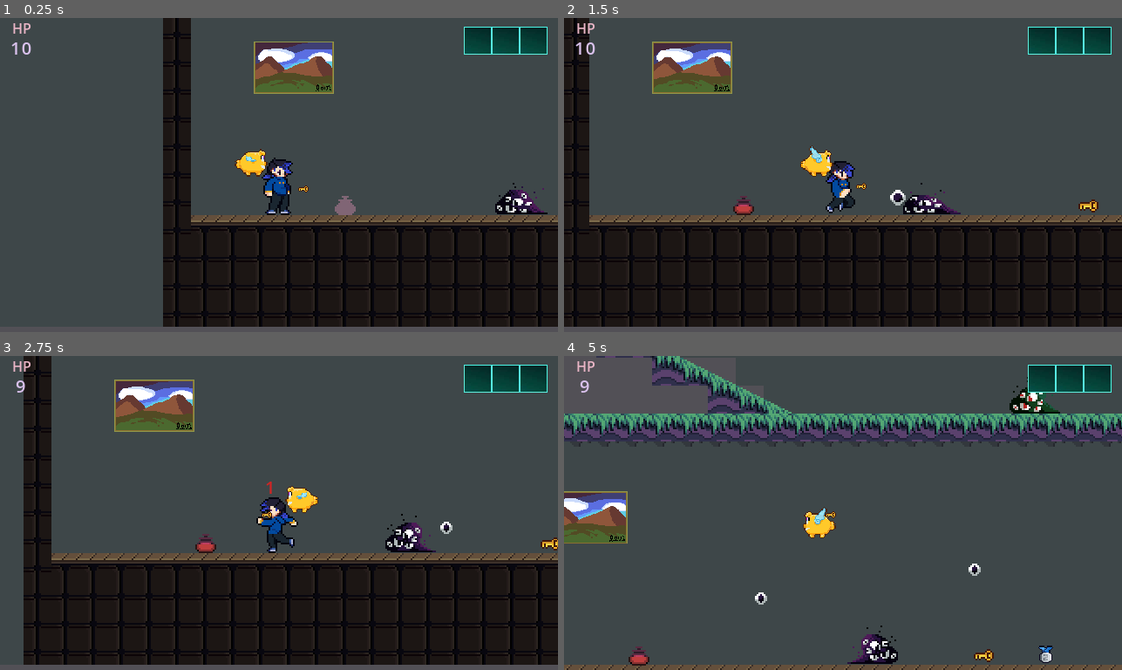
Above: before the commit, frames 1-4 (two rows, left to right).
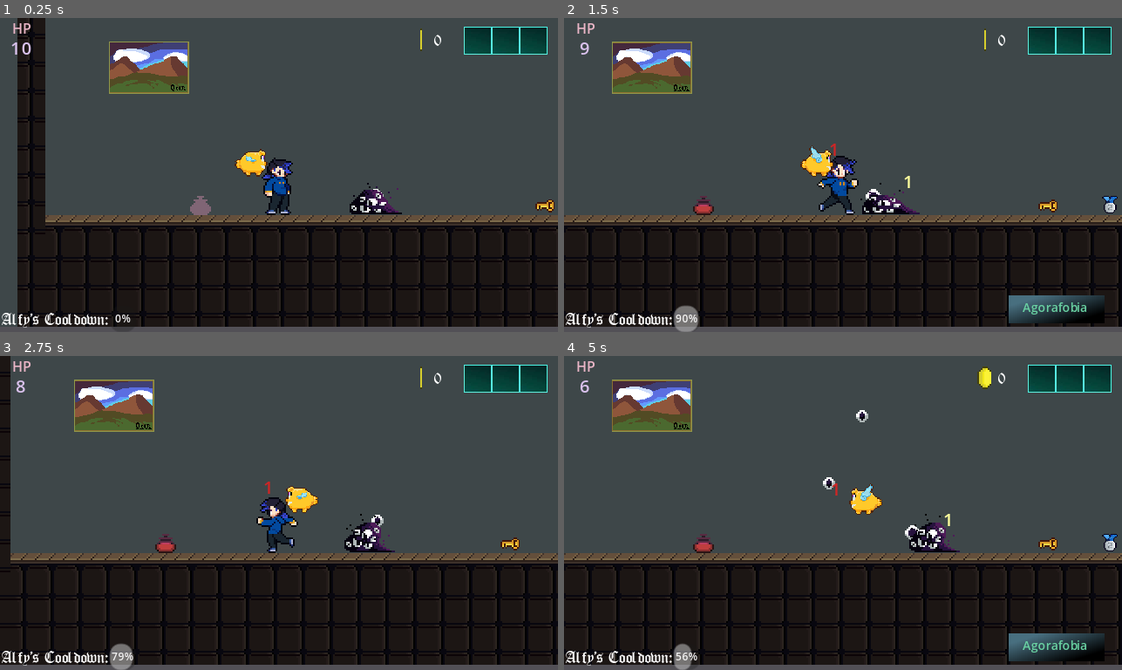
Above: after the commit, the same moments.

Repository: MarceloWyse/Levis-Labyrinth
Game: Godot game, scene res://world.tscn
The game is run twice, just before and just after one commit, with the same random seed, the same clock (stepped at 60 frames per second) and the same inputs.
Inputs:
- Up to frame 1 (0.25 s): no input
- Up to frame 2 (1.5 s): tap Enter (ui_accept) at 0.5, 0.77 s; hold Right (ui_right) from 0.53 s (still down); tap G (alfy) at 0.6 s; tap F (attack) at 0.8, 1.35 s
- Up to frame 3 (2.75 s): tap Enter (ui_accept) at 1.52 s; tap T (sword) at 1.55, 2.1 s; release Right (ui_right) at 2.03 s; hold Left (ui_left) from 2.03 s (still down); tap G (alfy) at 2.3 s
- Up to frame 4 (5 s): release Left (ui_left) at 2.78 s; hold Right (ui_right) 2.78-4.28 s; tap G (alfy) at 2.85, 4.55 s; tap Enter (ui_accept) at 3.02, 3.77, 4.52 s; tap F (attack) at 3.05, 3.6 s; tap T (sword) at 3.8 s; hold Left (ui_left) from 4.28 s (still down); tap E (dash) at 4.35 s

The runs differ from the first frame. In frame 1, 25% of the frame differs, in the area x 0-100%, y 0-99%; in frame 2, 14%; in frame 3, 15%; in frame 4, 51%, in the area x 0-100%, y 0-100%.

Commit message:
hud upgrade

Diff:
--- /dev/null
+++ b/BlueMoney100.gd
@@ -0,0 +1,17 @@
+extends Sprite2D
+
+
+# Called when the node enters the scene tree for the first time.
+func _ready():
+	pass
+#	if position.y != 0:
+#		position.y = 0
+# Called every frame. 'delta' is the elapsed time since the previous frame.
+func _process(delta):
+	pass
+
+
+func _on_area_2d_body_entered(body):
+	if body is Player:
+		body.money += 100
+		queue_free()
--- /dev/null
+++ b/MainInstances.gd
@@ -0,0 +1,11 @@
+extends Node
+
+var player : Player = null
+# Called when the node enters the scene tree for the first time.
+func _ready():
+	pass # Replace with function body.
+
+
+# Called every frame. 'delta' is the elapsed time since the previous frame.
+func _process(delta):
+	pass
--- a/hp_up.tscn
+++ b/hp_up.tscn
@@ -46,7 +46,7 @@
 sprite_frames = SubResource("SpriteFrames_xhqr5")
 animation = &"hp"
 autoplay = "hp"
-frame_progress = 0.664766
+frame_progress = 0.680623
 
 [node name="Area2D" type="Area2D" parent="."]
 collision_mask = 2
--- a/levi.gd
+++ b/levi.gd
@@ -12,17 +12,22 @@
 @onready var label = $DamageCounter/Label
 @onready var damage_counter = $DamageCounter
 @onready var camera_2d = $Camera2D
+@onready var progress_bar = $"../UI/Label/ProgressBar"
+@onready var money_label = $"../UI/Coin/MoneyLabel"
 
+var money : int = 0
 var gravity = 900
 var blue_key = false
 var medal = false
 var trophy = false
 var initial_position
+var punching = false
 
 const SPEED = 100.0
 const JUMP_VELOCITY = -340.0
 
 func _ready():
+	MainInstances.player = self
 	initial_position = global_position
 	damage_counter.visible = false
 	PlayerStats.connect("no_health", reparent_camera)
@@ -30,40 +35,40 @@
 
 func _physics_process(delta):
 
+	money_label.text = str(money)
+
+	progress_bar.value = $AlfyTimer.time_left
+
 	if global_position.y > 500:
 #		global_position = initial_position
 		global_position = Vector2(-245,100)
 
 	apply_gravity(delta)
 
-	if Input.is_action_just_pressed("sword"):
-		sword.get_node("AnimationPlayer").play("attack")
+#	if Input.is_action_just_pressed("sword"):
+#		sword.get_node("AnimationPlayer").play("attack")
 
 	if animated_sprite_2d.flip_h == false:
 ###		alfy_test.global_position = global_position + Vector2(-14,-28)
 ###		messing with the global_positon here breaks the collision of the hitbox
 		alfy_test.flip_h = false
 ##
-		if Input.is_action_just_pressed("alfy"):
+		if Input.is_action_just_pressed("alfy") and $AlfyTimer.time_left == 0:
 ##			alfy_test.global_position = global_position + Vector2(-14,-28)
 			animation_player.play("alfy_test_right")
+			$AlfyTimer.start()
 #
 	if animated_sprite_2d.flip_h == true:
 		alfy_test.flip_h = true
-		if Input.is_action_just_pressed("alfy"):
+		if Input.is_action_just_pressed("alfy") and $AlfyTimer.time_left == 0:
 			animation_player.play("alfy_test_left")
+			$AlfyTimer.start()
 #
-	if Input.is_action_just_pressed("attack"):
-		if animated_sprite_2d.flip_h == false:
-			animation_player.play("attack_right")
-		else:
-			animation_player.play("attack_left")
-
 	var direction = Input.get_axis("ui_left", "ui_right")
-	if direction:
+	if direction and not punching:
 		velocity.x = direction * SPEED
 		if velocity.x > 0:
-			punch.global_position = global_position + Vector2(+7, -20)
+#			punch.global_position = global_position + Vector2(+7, -20)
 			alfy_test.global_position = global_position + Vector2(-14,-28)
 			animated_sprite_2d.flip_h = false
 
@@ -73,7 +78,7 @@
 		elif velocity.x < 0 and velocity.y == 0:
 			animated_sprite_2d.play("walk")
 			animated_sprite_2d.flip_h = true
-			punch.global_position = global_position + Vector2(-7,-20)
+#			punch.global_position = global_position + Vector2(-7,-20)
 			alfy_test.global_position = global_position + Vector2(14,-28)
 #
 	if Input.is_action_just_pressed("ui_accept") and is_on_floor():
@@ -91,9 +96,24 @@
 #			print("oie")
 #			global_position += Vector2(20,0)
 
-	elif not direction and velocity.y == 0:
+	if not direction and velocity.y == 0 and not punching:
 		velocity.x = move_toward(velocity.x, 0, SPEED)
 		animated_sprite_2d.play("idle")
+
+	if Input.is_action_just_pressed("attack"):
+		punching = true
+		if animated_sprite_2d.flip_h == false:
+			velocity.x = 0
+			animated_sprite_2d.play("punch")
+			animation_player.play("attack_right")
+			await animated_sprite_2d.animation_finished
+			punching = false
+		else:
+			velocity.x = 0
+			animated_sprite_2d.play("punch")
+			animation_player.play("attack_left")
+			await animation_player.animation_finished
+			punching = false
 
 	var was_on_floor = is_on_floor()
 
--- a/levi.tscn
+++ b/levi.tscn
@@ -1,19 +1,12 @@
-[gd_scene load_steps=59 format=3 uid="uid://jcsijd2gratx"]
+[gd_scene load_steps=66 format=3 uid="uid://jcsijd2gratx"]
 
 [ext_resource type="Script" path="res://levi.gd" id="1_7fpum"]
-[ext_resource type="Texture2D" uid="uid://ds7acqlxkbqm1" path="res://Ladder-Grab/Warrior-Ladder-Grab_1.png" id="2_nva6t"]
-[ext_resource type="Texture2D" uid="uid://c5je56noeskro" path="res://Ladder-Grab/Warrior-Ladder-Grab_2.png" id="3_0f1xf"]
+[ext_resource type="Texture2D" uid="uid://cx33gs2n7seop" path="res://Sprite-Ladder-Sheet.png" id="2_d3sa4"]
 [ext_resource type="PackedScene" uid="uid://74g62hupy2x0" path="res://hurtbox.tscn" id="4_3lsar"]
-[ext_resource type="Texture2D" uid="uid://bkyjvegn1ddg6" path="res://Ladder-Grab/Warrior-Ladder-Grab_3.png" id="4_xgwcv"]
+[ext_resource type="Texture2D" uid="uid://crtp5t1buegcg" path="res://Sprite punch-Sheet-test.png" id="5_km8kg"]
 [ext_resource type="PackedScene" uid="uid://pjgm2mcjmuj2" path="res://hitbox.tscn" id="5_r50r7"]
-[ext_resource type="Texture2D" uid="uid://cc438p3cxypc3" path="res://Ladder-Grab/Warrior-Ladder-Grab_4.png" id="5_s4jyh"]
 [ext_resource type="PackedScene" uid="uid://w5oimrwf26ou" path="res://alfy.tscn" id="6_hbwph"]
-[ext_resource type="Texture2D" uid="uid://gtwqlf0cp3qb" path="res://Ladder-Grab/Warrior-Ladder-Grab_5.png" id="6_lpuul"]
-[ext_resource type="Texture2D" uid="uid://w7i2b4en17mt" path="res://chave .png" id="6_pc6ue"]
 [ext_resource type="Script" path="res://hitbox.gd" id="6_tq2eq"]
-[ext_resource type="Texture2D" uid="uid://cwdrws0nekeh4" path="res://Ladder-Grab/Warrior-Ladder-Grab_6.png" id="7_s84p7"]
-[ext_resource type="Texture2D" uid="uid://c2e4xgb8f8c5o" path="res://Ladder-Grab/Warrior-Ladder-Grab_7.png" id="8_8cmg6"]
-[ext_resource type="Texture2D" uid="uid://s68obn5amvq1" path="res://Ladder-Grab/Warrior-Ladder-Grab_8.png" id="9_wekg5"]
 [ext_resource type="PackedScene" uid="uid://b3hkh0r5bd2t8" path="res://sword.tscn" id="10_7e36c"]
 [ext_resource type="Texture2D" uid="uid://cpmflkfm3lf4n" path="res://levi_idle.png" id="11_3ldhw"]
 [ext_resource type="Texture2D" uid="uid://b7hcyo20ow15n" path="res://Levi-walk-cycle-outline.png" id="12_8x754"]
@@ -22,6 +15,38 @@
 [sub_resource type="CapsuleShape2D" id="CapsuleShape2D_qothd"]
 radius = 7.0
 
+[sub_resource type="AtlasTexture" id="AtlasTexture_q2k1m"]
+atlas = ExtResource("2_d3sa4")
+region = Rect2(0, 0, 64, 64)
+
+[sub_resource type="AtlasTexture" id="AtlasTexture_qes1x"]
+atlas = ExtResource("2_d3sa4")
+region = Rect2(64, 0, 64, 64)
+
+[sub_resource type="AtlasTexture" id="AtlasTexture_pmi1d"]
+atlas = ExtResource("2_d3sa4")
+region = Rect2(128, 0, 64, 64)
+
+[sub_resource type="AtlasTexture" id="AtlasTexture_2gxh6"]
+atlas = ExtResource("2_d3sa4")
+region = Rect2(192, 0, 64, 64)
+
+[sub_resource type="AtlasTexture" id="AtlasTexture_daaao"]
+atlas = ExtResource("2_d3sa4")
+region = Rect2(256, 0, 64, 64)
+
+[sub_resource type="AtlasTexture" id="AtlasTexture_dgmnj"]
+atlas = ExtResource("2_d3sa4")
+region = Rect2(320, 0, 64, 64)
+
+[sub_resource type="AtlasTexture" id="AtlasTexture_byeae"]
+atlas = ExtResource("2_d3sa4")
+region = Rect2(384, 0, 64, 64)
+
+[sub_resource type="AtlasTexture" id="AtlasTexture_u3eyh"]
+atlas = ExtResource("2_d3sa4")
+region = Rect2(448, 0, 64, 64)
+
 [sub_resource type="AtlasTexture" id="AtlasTexture_d0oco"]
 atlas = ExtResource("12_mrn1v")
 region = Rect2(144, 0, 48, 64)
@@ -98,6 +123,30 @@
 atlas = ExtResource("12_mrn1v")
 region = Rect2(96, 0, 48, 64)
 
+[sub_resource type="AtlasTexture" id="AtlasTexture_vi6b6"]
+atlas = ExtResource("5_km8kg")
+region = Rect2(0, 0, 64, 64)
+
+[sub_resource type="AtlasTexture" id="AtlasTexture_w2qyx"]
+atlas = ExtResource("5_km8kg")
+region = Rect2(64, 0, 64, 64)
+
+[sub_resource type="AtlasTexture" id="AtlasTexture_ep0j5"]
+atlas = ExtResource("5_km8kg")
+region = Rect2(128, 0, 64, 64)
+
+[sub_resource type="AtlasTexture" id="AtlasTexture_1axtd"]
+atlas = ExtResource("5_km8kg")
+region = Rect2(192, 0, 64, 64)
+
+[sub_resource type="AtlasTexture" id="AtlasTexture_5a7gd"]
+atlas = ExtResource("5_km8kg")
+region = Rect2(256, 0, 64, 64)
+
+[sub_resource type="AtlasTexture" id="AtlasTexture_r85ws"]
+atlas = ExtResource("5_km8kg")
+region = Rect2(320, 0, 64, 64)
+
 [sub_resource type="AtlasTexture" id="AtlasTexture_hxcvd"]
 atlas = ExtResource("12_8x754")
 region = Rect2(0, 0, 64, 64)
@@ -134,28 +183,28 @@
 animations = [{
 "frames": [{
 "duration": 1.0,
-"texture": ExtResource("2_nva6t")
-}, {
-"duration": 1.0,
-"texture": ExtResource("3_0f1xf")
-}, {
-"duration": 1.0,
-"texture": ExtResource("4_xgwcv")
-}, {
-"duration": 1.0,
-"texture": ExtResource("5_s4jyh")
-}, {
-"duration": 1.0,
-"texture": ExtResource("6_lpuul")
-}, {
-"duration": 1.0,
-"texture": ExtResource("7_s84p7")
-}, {
-"duration": 1.0,
-"texture": ExtResource("8_8cmg6")
-}, {
-"duration": 1.0,
-"texture": ExtResource("9_wekg5")
+"texture": SubResource("AtlasTexture_q2k1m")
+}, {
+"duration": 1.0,
+"texture": SubResource("AtlasTexture_qes1x")
+}, {
+"duration": 1.0,
+"texture": SubResource("AtlasTexture_pmi1d")
+}, {
+"duration": 1.0,
+"texture": SubResource("AtlasTexture_2gxh6")
+}, {
+"duration": 1.0,
+"texture": SubResource("AtlasTexture_daaao")
+}, {
+"duration": 1.0,
+"texture": SubResource("AtlasTexture_dgmnj")
+}, {
+"duration": 1.0,
+"texture": SubResource("AtlasTexture_byeae")
+}, {
+"duration": 1.0,
+"texture": SubResource("AtlasTexture_u3eyh")
 }],
 "loop": true,
 "name": &"climb",
@@ -232,6 +281,29 @@
 "loop": false,
 "name": &"jump",
 "speed": 5.0
+}, {
+"frames": [{
+"duration": 1.0,
+"texture": SubResource("AtlasTexture_vi6b6")
+}, {
+"duration": 1.0,
+"texture": SubResource("AtlasTexture_w2qyx")
+}, {
+"duration": 1.0,
+"texture": SubResource("AtlasTexture_ep0j5")
+}, {
+"duration": 1.0,
+"texture": SubResource("AtlasTexture_1axtd")
+}, {
+"duration": 1.0,
+"texture": SubResource("AtlasTexture_5a7gd")
+}, {
+"duration": 1.0,
+"texture": SubResource("AtlasTexture_r85ws")
+}],
+"loop": false,
+"name": &"punch",
+"speed": 10.0
 }, {
 "frames": [{
 "duration": 1.0,
@@ -271,38 +343,26 @@
 tracks/0/type = "value"
 tracks/0/imported = false
 tracks/0/enabled = true
-tracks/0/path = NodePath("Hitbox/punch:position")
+tracks/0/path = NodePath("AlfyTest:position")
 tracks/0/interp = 1
 tracks/0/loop_wrap = true
 tracks/0/keys = {
 "times": PackedFloat32Array(0),
 "transitions": PackedFloat32Array(1),
 "update": 0,
-"values": [Vector2(14, -13)]
+"values": [Vector2(-15, -27)]
 }
 tracks/1/type = "value"
 tracks/1/imported = false
 tracks/1/enabled = true
-tracks/1/path = NodePath("AlfyTest:position")
+tracks/1/path = NodePath("Hitbox/punch:position")
 tracks/1/interp = 1
 tracks/1/loop_wrap = true
 tracks/1/keys = {
 "times": PackedFloat32Array(0),
 "transitions": PackedFloat32Array(1),
 "update": 0,
-"values": [Vector2(-15, -27)]
-}
-tracks/2/type = "value"
-tracks/2/imported = false
-tracks/2/enabled = true
-tracks/2/path = NodePath("Hitbox/punch:disabled")
-tracks/2/interp = 1
-tracks/2/loop_wrap = true
-tracks/2/keys = {
-"times": PackedFloat32Array(0),
-"transitions": PackedFloat32Array(1),
-"update": 1,
-"values": [true]
+"values": [Vector2(-34, -3)]
 }
 
 [sub_resource type="Animation" id="Animation_0svej"]
@@ -361,7 +421,7 @@
 
 [sub_resource type="Animation" id="Animation_lqxjg"]
 resource_name = "attack_left"
-length = 0.8
+length = 0.5
 tracks/0/type = "value"
 tracks/0/imported = false
 tracks/0/enabled = true
@@ -369,10 +429,10 @@
 tracks/0/interp = 1
 tracks/0/loop_wrap = true
 tracks/0/keys = {
-"times": PackedFloat32Array(0, 0.2, 0.4, 0.6),
-"transitions": PackedFloat32Array(1, 1, 1, 1),
+"times": PackedFloat32Array(0.1),
+"transitions": PackedFloat32Array(1),
 "update": 0,
-"values": [Vector2(-9, -19), Vector2(-13, -17), Vector2(-20, -11), Vector2(-6, -18)]
+"values": [Vector2(-32, 0)]
 }
 tracks/1/type = "value"
 tracks/1/imported = false
@@ -381,7 +441,7 @@
 tracks/1/interp = 1
 tracks/1/loop_wrap = true
 tracks/1/keys = {
-"times": PackedFloat32Array(0, 0.8),
+"times": PackedFloat32Array(0, 0.5),
 "transitions": PackedFloat32Array(1, 1),
 "update": 1,
 "values": [false, true]
@@ -389,7 +449,7 @@
 
 [sub_resource type="Animation" id="Animation_6353w"]
 resource_name = "attack_right"
-length = 0.8
+length = 0.5
 tracks/0/type = "value"
 tracks/0/imported = false
 tracks/0/enabled = true
@@ -397,10 +457,10 @@
 tracks/0/interp = 1
 tracks/0/loop_wrap = true
 tracks/0/keys = {
-"times": PackedFloat32Array(0, 0.2, 0.4, 0.6, 0.8),
-"transitions": PackedFloat32Array(1, 1, 1, 1, 1),
+"times": PackedFloat32Array(0.1),
+"transitions": PackedFloat32Array(1),
 "update": 0,
-"values": [Vector2(7, -14), Vector2(17, -12), Vector2(21, -12), Vector2(12, -14), Vector2(7, -15)]
+"values": [Vector2(0, 0)]
 }
 tracks/1/type = "value"
 tracks/1/imported = false
@@ -409,7 +469,7 @@
 tracks/1/interp = 1
 tracks/1/loop_wrap = true
 tracks/1/keys = {
-"times": PackedFloat32Array(0, 0.8),
+"times": PackedFloat32Array(0.1, 0.5),
 "transitions": PackedFloat32Array(1, 1),
 "update": 1,
 "values": [false, true]
@@ -441,8 +501,8 @@
 }
 
 [sub_resource type="CapsuleShape2D" id="CapsuleShape2D_6d7jm"]
-radius = 5.0
-height = 10.0
+radius = 9.0
+height = 18.0
 
 [sub_resource type="CircleShape2D" id="CircleShape2D_fk6ro"]
 
@@ -467,7 +527,8 @@
 
 [node name="AnimatedSprite2D" type="AnimatedSprite2D" parent="."]
 sprite_frames = SubResource("SpriteFrames_pkqc7")
-animation = &"idle"
+animation = &"punch"
+frame = 2
 offset = Vector2(0, -15)
 
 [node name="Hurtbox" parent="." instance=ExtResource("4_3lsar")]
@@ -485,19 +546,15 @@
 }
 
 [node name="Hitbox" type="Area2D" parent="."]
+position = Vector2(16, -13)
 collision_layer = 0
 collision_mask = 16
 script = ExtResource("6_tq2eq")
 
 [node name="punch" type="CollisionShape2D" parent="Hitbox"]
-position = Vector2(14, -13)
+position = Vector2(-34, -3)
 shape = SubResource("CapsuleShape2D_6d7jm")
 disabled = true
-
-[node name="Sprite2D" type="Sprite2D" parent="Hitbox/punch"]
-position = Vector2(1, 0)
-scale = Vector2(0.5, 0.5)
-texture = ExtResource("6_pc6ue")
 
 [node name="AlfyTest" parent="." instance=ExtResource("6_hbwph")]
 position = Vector2(-15, -27)
@@ -532,6 +589,10 @@
 label_settings = SubResource("LabelSettings_xyrrt")
 horizontal_alignment = 1
 
+[node name="AlfyTimer" type="Timer" parent="."]
+wait_time = 10.0
+one_shot = true
+
 [connection signal="hurt" from="Hurtbox" to="." method="_on_hurtbox_hurt"]
 [connection signal="area_entered" from="Hitbox" to="Hitbox" method="_on_area_entered" flags=18]
 
--- /dev/null
+++ b/money_bag.gd
@@ -0,0 +1,17 @@
+extends Node2D
+
+
+# Called when the node enters the scene tree for the first time.
+func _ready():
+	pass # Replace with function body.
+
+
+# Called every frame. 'delta' is the elapsed time since the previous frame.
+func _process(delta):
+	pass
+
+
+func _on_area_2d_body_entered(body):
+	if body is Player:
+		body.money += 100
+		queue_free()
--- /dev/null
+++ b/money_bag.tscn
@@ -0,0 +1,34 @@
+[gd_scene load_steps=5 format=3 uid="uid://vnuqtlx5qrgi"]
+
+[ext_resource type="Script" path="res://money_bag.gd" id="1_8x5jc"]
+[ext_resource type="Texture2D" uid="uid://da2yps3weoa2o" path="res://money_bag_blue_100.png" id="1_eki2e"]
+
+[sub_resource type="RectangleShape2D" id="RectangleShape2D_wyx57"]
+size = Vector2(21.5761, 15.749)
+
+[sub_resource type="RectangleShape2D" id="RectangleShape2D_vdbf8"]
+size = Vector2(20, 15.8945)
+
+[node name="MoneyBag" type="RigidBody2D"]
+collision_layer = 0
+mass = 0.1
+script = ExtResource("1_8x5jc")
+
+[node name="BlueMoney100" type="Sprite2D" parent="."]
+position = Vector2(-0.278458, 10.5272)
+texture = ExtResource("1_eki2e")
+offset = Vector2(1.39448, -25.5036)
+
+[node name="Area2D" type="Area2D" parent="."]
+collision_layer = 128
+collision_mask = 2
+
+[node name="CollisionShape2D" type="CollisionShape2D" parent="Area2D"]
+position = Vector2(0.378092, -8.39212)
+shape = SubResource("RectangleShape2D_wyx57")
+
+[node name="CollisionShape2D" type="CollisionShape2D" parent="."]
+position = Vector2(0.529732, -8.93918)
+shape = SubResource("RectangleShape2D_vdbf8")
+
+[connection signal="body_entered" from="Area2D" to="." method="_on_area_2d_body_entered"]
--- a/project.godot
+++ b/project.godot
@@ -21,6 +21,7 @@
 Events="*res://Events.gd"
 Sound="*res://sound.tscn"
 Music="*res://music.tscn"
+MainInstances="*res://MainInstances.gd"
 
 [display]
 
--- a/walking_enemy.gd
+++ b/walking_enemy.gd
@@ -13,6 +13,8 @@
 @onready var fire = $Fire
 @onready var timer = $Timer
 
+
+const MONEY_SCENE = preload("res://money_bag.tscn")
 const ENEMY_BULLET_SCENE = preload("res://enemy_bullet.tscn")
 var death = false
 var death_vfx = preload("res://death_effect.tscn")
@@ -93,7 +95,13 @@
 
 func _on_stats_no_health():
 	if death : return
-#	hitbox.queue_free()
+#
+	var money_bag = MONEY_SCENE.instantiate()
+	money_bag.global_position = global_position + Vector2(0, -15)
+#	money_bag.global_position = global_position
+	var world = get_tree().current_scene
+
+	world.add_child.call_deferred(money_bag)
 	hitbox.queue_free()
 	hurtbox.queue_free()
 	var my_tween = create_tween()
--- a/walking_enemy.tscn
+++ b/walking_enemy.tscn
@@ -101,7 +101,6 @@
 
 [node name="Agorafobia" type="CharacterBody2D"]
 z_index = 5
-position = Vector2(-30, 0)
 collision_layer = 4
 script = ExtResource("1_ugjxi")
 
--- a/world.tscn
+++ b/world.tscn
@@ -15,6 +15,8 @@
 [ext_resource type="Texture2D" uid="uid://cbeyo5fgbwg8l" path="res://door-Sheet.png" id="10_bsgxo"]
 [ext_resource type="PackedScene" uid="uid://yvvidq8dwd07" path="res://walking_enemy.tscn" id="10_xfj1e"]
 [ext_resource type="PackedScene" uid="uid://c85ne3234n830" path="res://tile_map.tscn" id="11_6idk1"]
+[ext_resource type="FontFile" uid="uid://dqm4joa6shrcc" path="res://OldLondon.ttf" id="11_c63c8"]
+[ext_resource type="Texture2D" uid="uid://drhqk3afughf7" path="res://Assets/coin_turning_animation.png" id="12_vpn3f"]
 [ext_resource type="Script" path="res://Lever.gd" id="14_ex33n"]
 [ext_resource type="Texture2D" uid="uid://bmxp2le8ry21e" path="res://lever-Sheet.png" id="14_f7k5k"]
 [ext_resource type="Texture2D" uid="uid://4plvvmik3f1h" path="res://inc-door-Sheet.png" id="15_jfv74"]
@@ -34,6 +36,7 @@
 [ext_resource type="PackedScene" uid="uid://b5imxbng84xwc" path="res://blob_2.tscn" id="32_afvkg"]
 [ext_resource type="PackedScene" uid="uid://d0kuhrlrlq665" path="res://sadness.tscn" id="33_045rd"]
 [ext_resource type="PackedScene" uid="uid://btl8yebiv8yxn" path="res://hp_up.tscn" id="34_ubdrp"]
+[ext_resource type="PackedScene" uid="uid://vnuqtlx5qrgi" path="res://money_bag.tscn" id="37_doxqt"]
 
 [sub_resource type="LabelSettings" id="LabelSettings_70m4m"]
 font_size = 8
@@ -42,6 +45,39 @@
 [sub_resource type="LabelSettings" id="LabelSettings_qkjy5"]
 font_size = 10
 font_color = Color(0.85098, 0.756863, 0.92549, 1)
+
+[sub_resource type="LabelSettings" id="LabelSettings_dyjjf"]
+font = ExtResource("11_c63c8")
+font_size = 10
+
+[sub_resource type="AtlasTexture" id="AtlasTexture_lyswd"]
+atlas = ExtResource("12_vpn3f")
+region = Rect2(0, 0, 16, 16)
+
+[sub_resource type="AtlasTexture" id="AtlasTexture_i0xy6"]
+atlas = ExtResource("12_vpn3f")
+region = Rect2(16, 0, 16, 16)
+
+[sub_resource type="AtlasTexture" id="AtlasTexture_xqvea"]
+atlas = ExtResource("12_vpn3f")
+region = Rect2(32, 0, 16, 16)
+
+[sub_resource type="SpriteFrames" id="SpriteFrames_kvccl"]
+animations = [{
+"frames": [{
+"duration": 1.0,
+"texture": SubResource("AtlasTexture_lyswd")
+}, {
+"duration": 1.0,
+"texture": SubResource("AtlasTexture_i0xy6")
+}, {
+"duration": 1.0,
+"texture": SubResource("AtlasTexture_xqvea")
+}],
+"loop": true,
+"name": &"turning",
+"speed": 5.0
+}]
 
 [sub_resource type="RectangleShape2D" id="RectangleShape2D_elsyx"]
 size = Vector2(11, 9)
@@ -282,6 +318,38 @@
 offset_top = 158.596
 offset_right = -10.3482
 offset_bottom = -5.40433
+
+[node name="Label" type="Label" parent="UI"]
+offset_left = 1.36932
+offset_top = 168.295
+offset_right = 49.3693
+offset_bottom = 179.295
+text = "Alfy's Cooldown: "
+label_settings = SubResource("LabelSettings_dyjjf")
+
+[node name="ProgressBar" type="ProgressBar" parent="UI/Label"]
+layout_mode = 0
+offset_left = 61.5638
+offset_top = -3.39685
+offset_right = 76.5638
+offset_bottom = 11.6031
+theme_override_font_sizes/font_size = 6
+max_value = 10.0
+step = 0.1
+
+[node name="Coin" type="AnimatedSprite2D" parent="UI"]
+position = Vector2(240.786, 11.828)
+sprite_frames = SubResource("SpriteFrames_kvccl")
+animation = &"turning"
+autoplay = "turning"
+
+[node name="MoneyLabel" type="Label" parent="UI/Coin"]
+offset_left = 8.1011
+offset_top = -3.57772
+offset_right = 21.1011
+offset_bottom = 7.42228
+text = "100"
+label_settings = SubResource("LabelSettings_dyjjf")
 
 [node name="Key" type="Area2D" parent="."]
 position = Vector2(-17, 138)
@@ -514,7 +582,7 @@
 position = Vector2(249.464, -96.069)
 
 [node name="Levi" parent="." instance=ExtResource("1_w5emb")]
-position = Vector2(-254.28, 143.065)
+position = Vector2(-171.107, 142.097)
 collision_mask = 161
 
 [node name="Walker2" type="Node2D" parent="."]
@@ -524,6 +592,9 @@
 [node name="HP_UP" parent="." instance=ExtResource("34_ubdrp")]
 process_mode = 3
 position = Vector2(-215.218, 137.118)
+
+[node name="MoneyBag" parent="." instance=ExtResource("37_doxqt")]
+position = Vector2(-23.1016, -78.9417)
 
 [connection signal="body_entered" from="Key" to="." method="_on_key_body_entered"]
 [connection signal="body_entered" from="Key" to="Key" method="_on_body_entered"]
Binary file added: Assets/coin_turning_animation.png
Not shown, added: Assets/coin_turning_animation.png.import
Binary file added: Sprite punch-Sheet-test.png
Not shown, added: Sprite punch-Sheet-test.png.import
Binary file added: Sprite-Ladder-Sheet.png
Not shown, added: Sprite-Ladder-Sheet.png.import
Binary file added: coin.aseprite
Binary file added: money_bag.png
Not shown, added: money_bag.png.import
Binary file added: money_bag_blue_100.png
Not shown, added: money_bag_blue_100.png.import
Binary file added: tileset-lvl1-corrigido-2.png
(and 2 more such lines)
